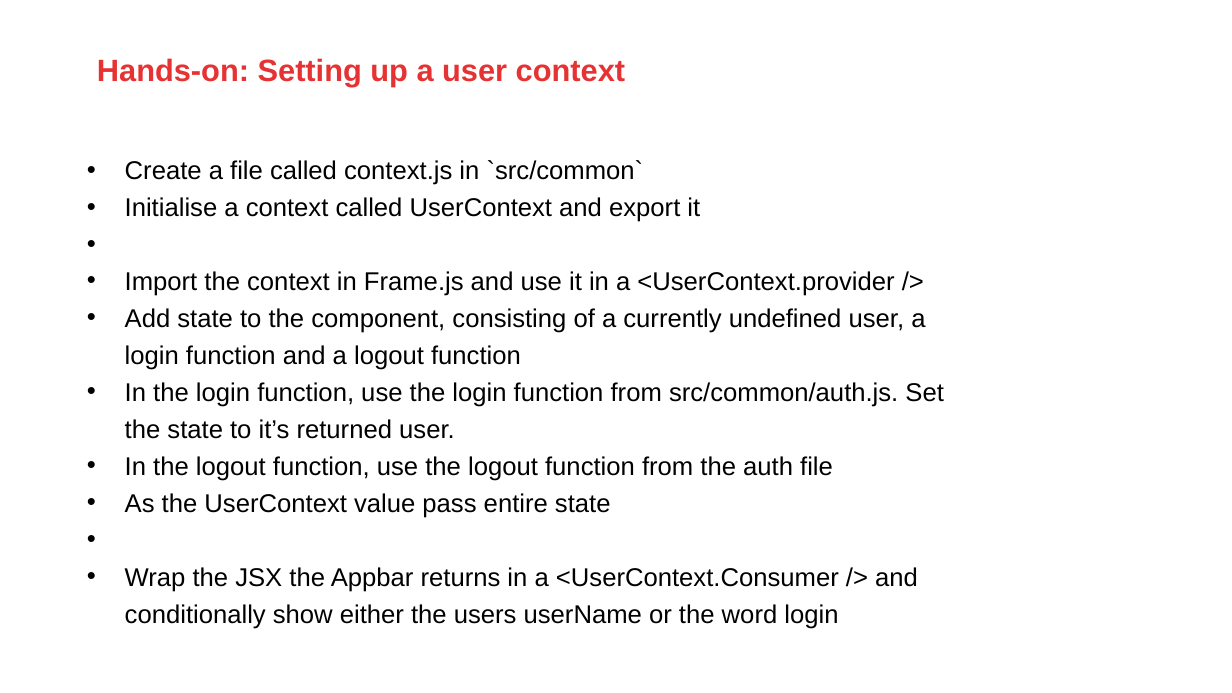
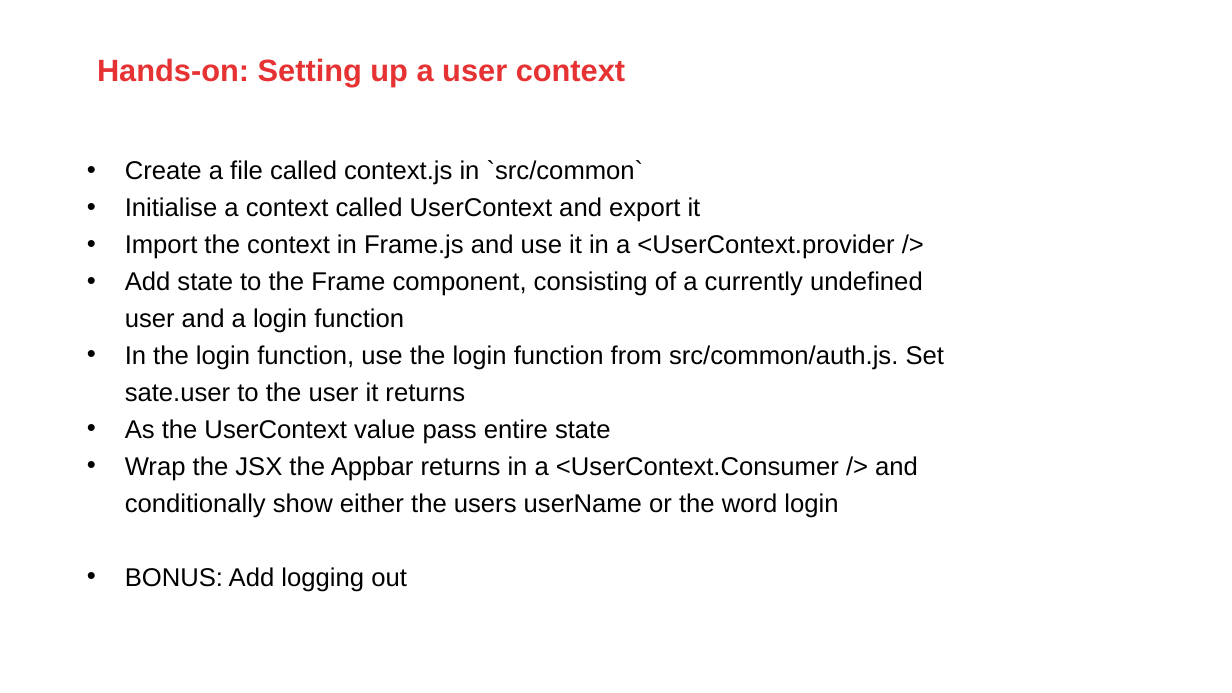
Before and after one commit to AMIS-Services/react-series, a slide deck: slide 6 of sig3/slides/SIG react 3.pptx. Drawn at 1232x693 pixels with LibreOffice and Linux fonts; fonts in the diff are those of the drawing; background and template pictures are left out. Boxes give left, top, right and bottom in pixels: in the first picture for what was removed or moved away, otherwise in the second. Text is boxed around its words. In the diff, an @@ line names an element or a change of style, - is before the commit and + after.

```diff
--- a/sig3/slides/SIG react 3.pptx
+++ b/sig3/slides/SIG react 3.pptx
@@ text at [125,271,944,402]: text changed @@
-• Add state to the component, consisting of a currently undefined user, a login function and a logout function
-• In the login function, use the login function from src/common/auth.js. Set the state to it’s returned user.
-• In the logout function, use the logout function from the auth file
+• Add state to the Frame component, consisting of a currently undefined user and a login function
+• In the login function, use the login function from src/common/auth.js. Set sate.user to the user it returns
@@ text at [125,567,407,592]: paragraph added @@
+• BONUS: Add logging out
```
Also in this commit, not shown: 1 other slide changed, 2 slides added.
